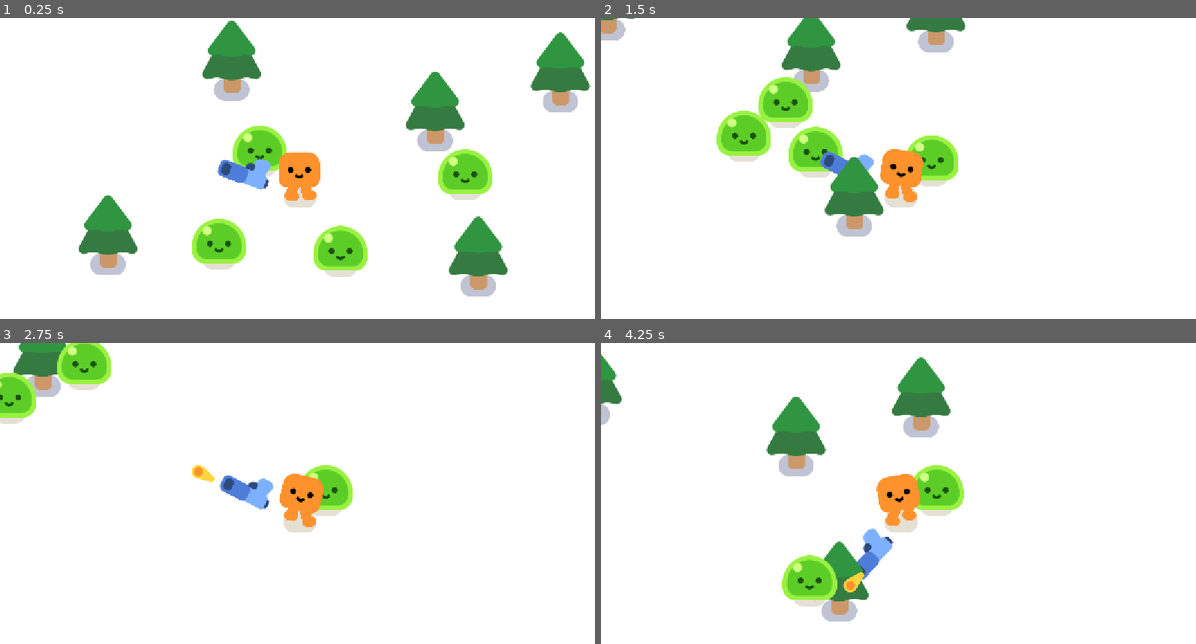
Above: before the commit, frames 1-4 (two rows, left to right).
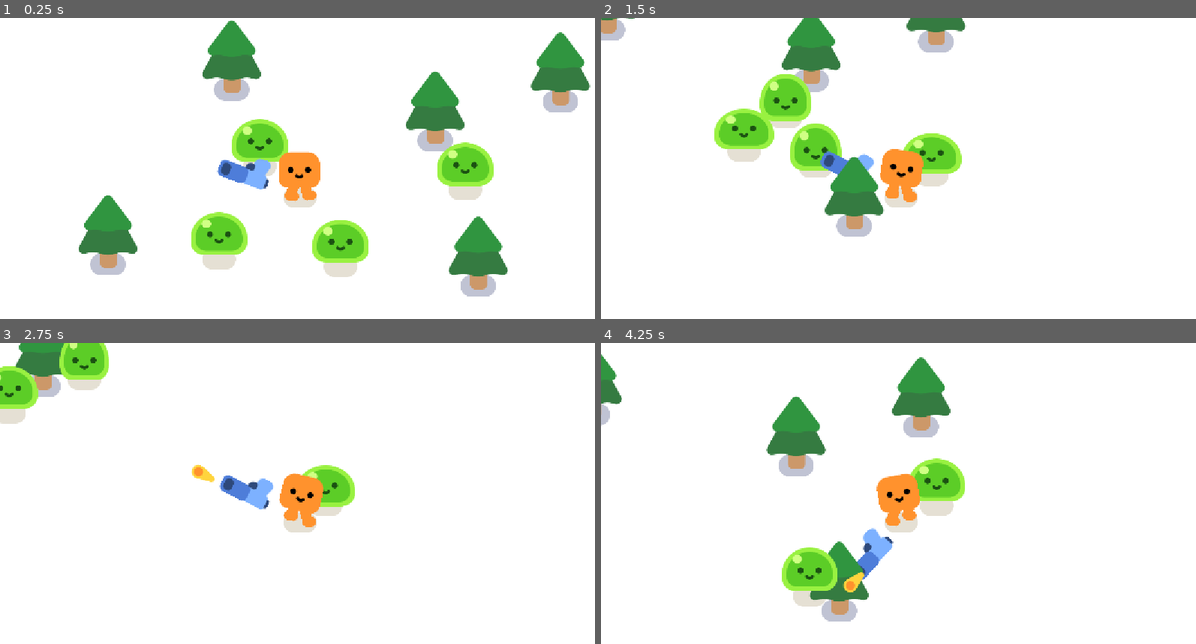
Above: after the commit, the same moments.

Repository: RaphelReji/last-stand
Game: Godot game, scene res://game.tscn
The game is run twice, just before and just after one commit, with the same random seed, the same clock (stepped at 60 frames per second) and the same inputs.
Inputs (mouse positions are in pixels of both pictures, inside the frame that each line leads up to):
- Up to frame 1 (0.25 s): no input
- Up to frame 2 (1.5 s): tap Enter at 0.5 s; move the mouse to (1035, 180) at 0.52 s; hold D (move_right) 0.53-1.28 s; tap Alt at 0.6 s; click (1035, 180) at 0.67 s; move the mouse to (779, 216) at 1.27 s; hold S (move_down) from 1.28 s (still down); tap Shift at 1.35 s
- Up to frame 3 (2.75 s): move the mouse to (362, 442) at 2.02 s; release S (move_down) at 2.03 s; hold D (move_right) from 2.03 s (still down); tap Alt at 2.1 s
- Up to frame 4 (4.25 s): move the mouse to (868, 595) at 2.77 s; release D (move_right) at 2.78 s; hold W (move_up) 2.78-3.53 s; tap Shift at 2.85 s; click (868, 595) at 2.92 s; move the mouse to (1082, 577) at 3.52 s; hold A (move_left) from 3.53 s (still down); tap Alt at 3.6 s

The runs differ from the first frame. In frame 1, 3.5% of the frame differs, in the area x 32-83%, y 33-84%; in frame 2, 2.0%; in frame 3, 1.5%; in frame 4, 1.8%.

Commit message:
added animations of mob

Diff:
--- a/mob.gd
+++ b/mob.gd
@@ -4,6 +4,8 @@
 
 @onready var player = get_node("/root/Game/Player")
 
+func _ready() -> void:
+	%Slime.play_walk()
 
 func _physics_process(delta: float) -> void:
 	var direction = global_position.direction_to(player.global_position)
@@ -12,6 +14,7 @@
 
 func take_damage():
 	health -= 1
+	%Slime.play_hurt()
 
 	if health == 0:
 		queue_free()
--- a/mob.tscn
+++ b/mob.tscn
@@ -12,6 +12,7 @@
 script = ExtResource("1_nokgg")
 
 [node name="Slime" parent="." unique_id=2008890567 instance=ExtResource("1_dy6sc")]
+unique_name_in_owner = true
 
 [node name="CollisionShape2D" type="CollisionShape2D" parent="." unique_id=1621598509]
 position = Vector2(1, -28)
--- a/player.tscn
+++ b/player.tscn
@@ -8,6 +8,7 @@
 radius = 34.07
 
 [node name="Player" type="CharacterBody2D" unique_id=1586275575]
+motion_mode = 1
 script = ExtResource("1_onrkg")
 
 [node name="HappyBoo" parent="." unique_id=1091727253 instance=ExtResource("1_4flbx")]
